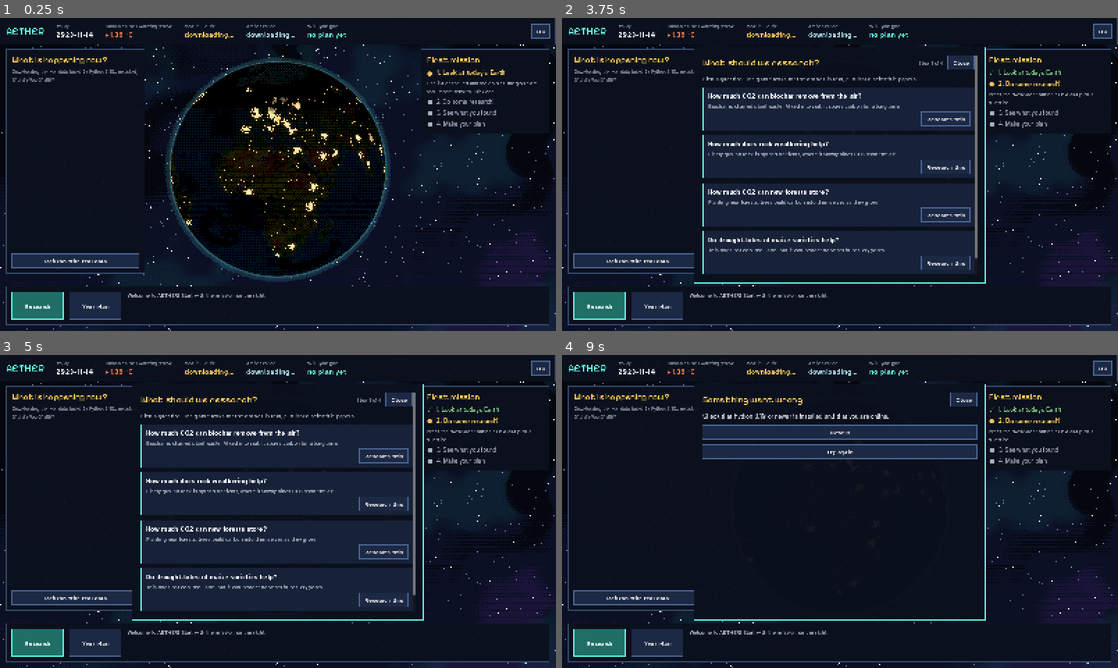
Above: before the commit, frames 1-4 (two rows, left to right).
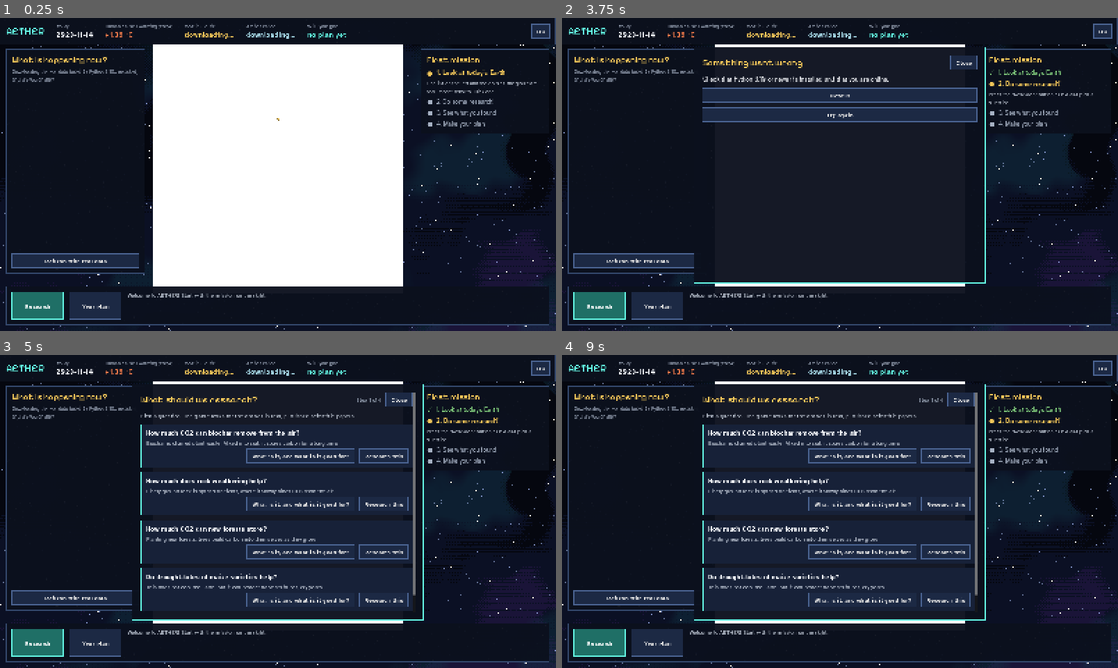
Above: after the commit, the same moments.

Repository: roadside/aether
Game: Godot game, scene res://scenes/main.tscn
The game is run twice, just before and just after one commit, with the same random seed, the same clock (stepped at 60 frames per second) and the same inputs.
Inputs (mouse positions are in pixels of both pictures, inside the frame that each line leads up to):
- Up to frame 1 (0.25 s): no input
- Up to frame 2 (3.75 s): click "HU" at 0.5 s; click "EN" at 1.25 s; click "Refresh with real data" at 2 s; click "Research" at 2.75 s; click (862, 118) at 3.5 s, where only the run after the commit has a clickable "What is it, and what is it go…"
- Up to frame 3 (5 s): click (278, 452) at 4.25 s, where only the run after the commit has a clickable "Try again"
- Up to frame 4 (9 s): click (862, 505) at 5 s, where only the run after the commit has a clickable "What is it, and what is it go…"; click (840, 452) at 5.75 s, where only the run after the commit has a clickable "Try again"; click (862, 552) at 6.5 s, where only the run after the commit has a clickable "What is it, and what is it go…"; click (840, 452) at 7.25 s, where only the run after the commit has a clickable "Try again"; click (862, 599) at 8 s, where only the run after the commit has a clickable "What is it, and what is it go…"; click (945, 455) at 8.75 s, where only the run before the commit has a clickable "Research this"

The runs differ from the first frame. In frame 1, 35% of the frame differs, in the area x 27-73%, y 8-86%; in frame 2, 7.4%; in frame 3, 1.6%; in frame 4, 25%.

Commit message:
Érthetőbb játék: esemény-ablak, „Mi ez, és mire jó?”, 3D forgatás; élő Ollama-kutatás javításai
Esemény-ablak (eseményre kattintva):
- rövid cím és hely sok országnál (pl. "Aszály 25 országban, köztük Magyarország")
- összefoglaló a játékos nyelvén (AI-val a forrásból, vagy AI nélkül a forrás adataiból),
  "Miért fontos, és mi köze a klímához?" (AI nélkül IPCC/WHO alapú szöveg forráslinkkel),
  fontos számok szó szerinti idézettel ellenőrizve, a forrás ábrái, legalul a hivatalos link
- Python: esemeny-reszlet parancs (event_detail.py)

„Mi ez, és mire jó?” minden kérdésnél:
- Wikipédia (a játékos nyelvén, ha nincs, angol) + 3 összefoglaló cikk az OpenAlexből;
  az AI ezekből ír: mi ez, mire jó, mi a gond vele, mennyire bizonyított
- Python: tema parancs (topic.py)

Élő kutatás (az első Ollama-futás tanulságai):
- előre összeállított kérdéseknél a játék adja a keresőkifejezéseket és a paramétereket
  (nincs tervező AI-hívás, nem választhat rossz paramétert)
- a kivonatoló látja a paraméterek leírását és egységét, és kihagyja a nem odaillő cikkeket
- Ollama: 8 cikk, rövidebb absztrakt, 8k kontextus (elfér 6 GB-on), think=false
- arXiv: a keresés URL-kódolása javítva; 429 után az adott forrás kimarad

Földgömb: fel-le is forgatható (sarkokig), görgős nagyítás, élesebb (540 játékpixel)

Co-Authored-By: Claude Opus 5.5 <noreply@anthropic.com>
Claude-Session: https://claude.ai/code/session_01T6sPwaPiVjASr8DLyjC9bo

Diff:
--- /dev/null
+++ b/AETHER_godot/scripts/event_panel.gd
@@ -0,0 +1,196 @@
+extends PanelContainer
+## Egy valós esemény (jelentés) érthetően, külön ablakban:
+## rövid összefoglaló a játékos nyelvén (AI-val vagy a forrás adataiból),
+## a fontos számok szó szerinti idézettel, a forrás ábrái, és legalul a hivatalos link.
+
+signal closed
+
+const UI := preload("res://scripts/ui.gd")
+const L := preload("res://scripts/i18n.gd")
+const Bridge := preload("res://scripts/lab_bridge.gd")
+
+var bridge
+var event: Dictionary = {}
+var home := ["Hungary", "Magyarország"]   # a játékos országa (angol, magyar név)
+var _body: VBoxContainer
+var _summary_box: VBoxContainer
+var _out := ""
+var _dir := ""
+var _retry: Timer
+
+
+# --- rövid cím és hely (AI nélkül, mindig működik) -------------------------
+static func countries_of(e: Dictionary) -> PackedStringArray:
+	var out := PackedStringArray()
+	for c in str(e.get("orszag", "")).split(","):
+		var s := c.strip_edges()
+		if s != "":
+			out.append(s)
+	return out
+
+
+static func short_place(e: Dictionary) -> String:
+	var cs := countries_of(e)
+	if cs.size() <= 3:
+		return ", ".join(cs)
+	return (L.t("%s, %s és még %d ország")) % [cs[0], cs[1], cs.size() - 2]
+
+
+static func display_title(e: Dictionary, home_country: Array = ["Hungary", "Magyarország"]) -> String:
+	var cs := countries_of(e)
+	if cs.size() <= 3:
+		return L.field(e, "cim")
+	var t := L.t("%s %d országban") % [L.category(str(e.get("kategoria", ""))), cs.size()]
+	if str(home_country[0]) in cs:
+		t += L.t(", köztük %s") % str(home_country[0 if L.is_en() else 1])
+	return t
+
+
+# --- felület ---------------------------------------------------------------
+func _ready() -> void:
+	var sb := StyleBoxFlat.new()
+	sb.bg_color = UI.PANEL_BG
+	sb.border_color = UI.CYAN
+	sb.set_border_width_all(2)
+	sb.set_content_margin_all(24)
+	add_theme_stylebox_override("panel", sb)
+	var scroll := ScrollContainer.new()
+	scroll.horizontal_scroll_mode = ScrollContainer.SCROLL_MODE_DISABLED
+	add_child(scroll)
+	_body = UI.vbox(12)
+	_body.size_flags_horizontal = Control.SIZE_EXPAND_FILL
+	scroll.add_child(_body)
+	bridge.finished.connect(_on_bridge_finished)
+	_retry = Timer.new()
+	_retry.wait_time = 2.0
+	_retry.one_shot = true
+	_retry.timeout.connect(_request)
+	add_child(_retry)
+	_build()
+	_request()
+
+
+func _build() -> void:
+	var h := UI.hbox(12)
+	var place := short_place(event)
+	h.add_child(UI.label(L.category(str(event.get("kategoria", ""))) + (" · " + place if place != "" else ""), 16, UI.MUTE, false))
+	var sp := Control.new()
+	sp.size_flags_horizontal = Control.SIZE_EXPAND_FILL
+	h.add_child(sp)
+	var x := UI.button(L.t("Bezárás"))
+	var close_fn := func() -> void: closed.emit()
+	x.pressed.connect(close_fn)
+	h.add_child(x)
+	_body.add_child(h)
+	_body.add_child(UI.heading(display_title(event, home), 24))
+	_body.add_child(UI.label("%s · %s" % [str(event.get("datum", "")), L.field(event, "forras")], 15, UI.MUTE))
+	_summary_box = UI.vbox(10)
+	_body.add_child(_summary_box)
+	_summary_box.add_child(UI.label(L.t("Összefoglaló készül a forrásból…"), 17, UI.SOFT))
+
+
+func _request() -> void:
+	var key := str(event.get("link", "")) + "|" + str(event.get("cim", ""))
+	_dir = bridge.work_dir("aether_esemenyek").path_join(key.md5_text().left(16))
+	DirAccess.make_dir_recursive_absolute(_dir)
+	var ai: String = L.get_setting("ai", "none")
+	_out = _dir.path_join("reszlet_%s_%s.json" % [L.lang, ai])
+	var cached: Variant = Bridge.read_json(_out)
+	if typeof(cached) == TYPE_DICTIONARY:
+		_show(cached)
+		return
+	var inp := _dir.path_join("esemeny.json")
+	Bridge.write_json(inp, event)
+	if not bridge.run("reszlet", ["esemeny-reszlet", inp, "--mappa", _dir, "--ki", _out, "--ai", ai, "--nyelv", L.lang]):
+		_retry.start()   # a játék épp mással dolgozik: kicsit később újra
+
+
+func _on_bridge_finished(tag: String, code: int, output: String) -> void:
+	if tag != "reszlet":
+		return
+	var r: Variant = Bridge.read_json(_out)
+	if code != 0 or typeof(r) != TYPE_DICTIONARY:
+		UI.clear(_summary_box)
+		_summary_box.add_child(UI.label(L.t("Az összefoglaló most nem készült el. A hivatalos forrást lent megnyithatod."), 17, UI.EMBER))
+		print(output)
+		_add_source_button()
+		return
+	_show(r)
+
+
+func _show(r: Dictionary) -> void:
+	UI.clear(_summary_box)
+	var c := UI.card(UI.GOLD)
+	var ai := str(r.get("osszegzes_tipus", "")) == "ai"
+	c.add_child(UI.label(L.t("Összefoglaló (AI, a forrás alapján)") if ai else L.t("Összefoglaló (a forrás saját adataiból)"), 15, UI.GOLD, true))
+	c.add_child(UI.label(str(r.get("osszegzes", "")), 18, UI.TEXT))
+	if ai:
+		c.add_child(UI.label(L.t("Az AI is tévedhet: a számokat a játék szó szerint visszakereste a forrásban, a szöveget lent ellenőrizheted."), 13, UI.MUTE))
+	_summary_box.add_child(UI.card_root(c))
+	if str(r.get("miert_fontos", "")) != "":
+		var w := UI.card(UI.GREEN)
+		w.add_child(UI.label(L.t("Miért fontos, és mi köze a klímához?"), 15, UI.GREEN, true))
+		w.add_child(UI.label(str(r["miert_fontos"]), 17, UI.TEXT))
+		var src: Variant = r.get("miert_forras")
+		if typeof(src) == TYPE_DICTIONARY:
+			var sb := UI.button(L.t("Forrás: ") + str(src.get("nev", "")))
+			var surl := str(src.get("link", ""))
+			var s_fn := func() -> void: OS.shell_open(surl)
+			sb.pressed.connect(s_fn)
+			w.add_child(sb)
+		elif ai:
+			w.add_child(UI.label(L.t("Általános AI-magyarázat, számok nélkül."), 13, UI.MUTE))
+		_summary_box.add_child(UI.card_root(w))
+
+	var nums: Array = r.get("fobb_szamok", [])
+	if not nums.is_empty():
+		_summary_box.add_child(UI.label(L.t("Fontos számok"), 17, UI.CYAN, true))
+		for n in nums:
+			var nc := UI.card(UI.CYAN)
+			nc.add_child(UI.label("%s  ·  %s" % [str(n.get("ertek", "")), str(n.get("jelentes", ""))], 17, UI.TEXT, true))
+			nc.add_child(UI.label("„" + str(n.get("idezet", "")) + "”", 14, UI.MUTE))
+			_summary_box.add_child(UI.card_root(nc))
+
+	for im in r.get("kepek", []):
+		var img := Image.new()
+		if img.load(str(im.get("fajl", ""))) != OK:
+			continue
+		var tr := TextureRect.new()
+		tr.texture = ImageTexture.create_from_image(img)
+		tr.expand_mode = TextureRect.EXPAND_IGNORE_SIZE
+		tr.stretch_mode = TextureRect.STRETCH_KEEP_ASPECT_CENTERED
+		var w := 760.0
+		tr.custom_minimum_size = Vector2(w, min(420.0, w * img.get_height() / max(1.0, float(img.get_width()))))
+		tr.texture_filter = CanvasItem.TEXTURE_FILTER_LINEAR
+		_summary_box.add_child(tr)
+		var cap := str(im.get("alt", ""))
+		_summary_box.add_child(UI.label((cap + " · " if cap != "" else "") + L.t("Ábra a forrásból"), 13, UI.MUTE))
+
+	# A forrás tényei és a teljes országlista a Részletek mögött
+	var facts: Array = r.get("tenyek", [])
+	var det := UI.vbox(6)
+	det.visible = false
+	for f in facts:
+		det.add_child(UI.label("%s: %s" % [str(f.get("nev", "")), str(f.get("ertek", ""))], 15, UI.SOFT))
+	var cs := countries_of(event)
+	if cs.size() > 3 and not facts.any(func(f): return str(f.get("nev", "")).begins_with("Érintett") or str(f.get("nev", "")).begins_with("Affected")):
+		det.add_child(UI.label(L.t("Érintett országok: ") + ", ".join(cs), 15, UI.SOFT))
+	if str(r.get("megjegyzes", "")) != "":
+		det.add_child(UI.label(str(r["megjegyzes"]), 13, UI.MUTE))
+	if det.get_child_count() > 0:
+		var more := UI.button(L.t("Részletek"))
+		var more_fn := func() -> void: det.visible = not det.visible
+		more.pressed.connect(more_fn)
+		_summary_box.add_child(more)
+		_summary_box.add_child(det)
+	_add_source_button()
+
+
+func _add_source_button() -> void:
+	var link := str(event.get("link", ""))
+	if link == "":
+		return
+	var b := UI.button(L.t("Hivatalos forrás megnyitása (eredeti nyelven)"))
+	var open_fn := func() -> void: OS.shell_open(link)
+	b.pressed.connect(open_fn)
+	_summary_box.add_child(b)
--- a/AETHER_godot/scripts/globe.gd
+++ b/AETHER_godot/scripts/globe.gd
@@ -10,9 +10,13 @@
 
 const SHADER := preload("res://shaders/globe.gdshader")
 
-@export var pixels := 360.0          # a gömb "játékpixel"-felbontása
+@export var pixels := 540.0          # a gömb "játékpixel"-felbontása (nagyobb = élesebb)
 @export var radius_ratio := 0.86     # egyezzen a shader `radius` értékével
-@export var tilt := 0.35
+@export var tilt := 0.35             # a nézet szélessége (radián): + észak felé, - dél felé
+const TILT_MAX := 1.45               # kb. 83 fok: a sarkok is jól láthatók
+const ZOOM_MIN := 1.0
+const ZOOM_MAX := 3.0
+var zoom := 1.0                      # görgővel nagyítható ("nagyító" kör a gömb helyén)
 @export var spin_speed := 0.0        # magától nem forog (egérrel forgatható); díszforgáshoz pl. 0.006
 @export var real_sun := true         # a Nap valódi helyzete a pontos idő alapján
 @export var cloud_speed := 0.0015
@@ -103,6 +107,8 @@
 		spin += spin_speed * delta
 	cloud_drift += cloud_speed * delta
 	_mat.set_shader_parameter("spin", spin)
+	_mat.set_shader_parameter("tilt", tilt)
+	_mat.set_shader_parameter("zoom", zoom)
 	if real_sun:
 		_sun_timer -= delta
 		if _sun_timer <= 0.0:
@@ -126,8 +132,16 @@
 				var ev := _event_at(event.position)
 				if not ev.is_empty():
 					event_clicked.emit(ev)
+	elif event is InputEventMouseButton and event.pressed and event.button_index in [MOUSE_BUTTON_WHEEL_UP, MOUSE_BUTTON_WHEEL_DOWN]:
+		var f := 1.12 if event.button_index == MOUSE_BUTTON_WHEEL_UP else 1.0 / 1.12
+		zoom = clampf(zoom * f, ZOOM_MIN, ZOOM_MAX)
+		accept_event()
 	elif event is InputEventMouseMotion and dragging:
-		spin -= event.relative.x / (size.x * PI)
+		# vízszintesen: forgatás a tengely körül; függőlegesen: észak-dél billentés.
+		# Nagyításkor lassabban mozog, hogy pontosan lehessen célozni.
+		var k := PI * zoom
+		spin -= event.relative.x / (size.x * k)
+		tilt = clampf(tilt + event.relative.y / (size.y * k) * PI, -TILT_MAX, TILT_MAX)
 
 
 ## Földrajzi pont -> képernyőpont. Visszaad: Vector3(x, y, látható? 1 : 0)
@@ -141,12 +155,14 @@
 	var st := sin(tilt)
 	var ny := y2 * ct + z2 * st
 	var nz := -y2 * st + z2 * ct
-	var r := size.x * 0.5 * radius_ratio
+	var r := size.x * 0.5 * radius_ratio * zoom
 	var px := size.x / pixels                      # egy játékpixel mérete
 	var c := size * 0.5
 	var sx := snappedf(c.x + x * r, px)
 	var sy := snappedf(c.y + ny * r, px)
-	return Vector3(sx, sy, 1.0 if nz > 0.04 else 0.0)
+	# nagyításkor csak a "nagyító" körén belüli pont látszik
+	var in_lens := zoom <= 1.0 or Vector2(sx, sy).distance_to(c) < size.x * 0.5 * 0.985
+	return Vector3(sx, sy, 1.0 if nz > 0.04 and in_lens else 0.0)
 
 
 func _draw() -> void:
--- a/AETHER_godot/scripts/i18n.gd
+++ b/AETHER_godot/scripts/i18n.gd
@@ -27,6 +27,21 @@
 	var cfg := ConfigFile.new()
 	cfg.load(SETTINGS)
 	cfg.set_value("jatek", "nyelv", l)
+	cfg.save(SETTINGS)
+
+
+## Egyéb beállítások ugyanabban a fájlban (pl. a választott AI).
+static func get_setting(key: String, default: Variant = "") -> Variant:
+	var cfg := ConfigFile.new()
+	if cfg.load(SETTINGS) != OK:
+		return default
+	return cfg.get_value("jatek", key, default)
+
+
+static func set_setting(key: String, value: Variant) -> void:
+	var cfg := ConfigFile.new()
+	cfg.load(SETTINGS)
+	cfg.set_value("jatek", key, value)
 	cfg.save(SETTINGS)
 
 
@@ -203,4 +218,32 @@
 	"A játék nem hisz vakon az AI-nak: minden számot szó szerint visszakeres a cikkben, és csak azt fogadja el, ami tényle …(728 unchanged characters)…
 	"Kulcs létrehozása (megnyílik a böngészőben)": "Create a key (opens in your browser)",
 	"%s API-kulcs (csak amíg a játék fut, nem mentjük el):": "%s API key (only while the game runs, never saved):",
+	# esemény-ablak és téma-magyarázat
+	"%s %d országban": "%s in %d countries",
+	"%s, %s és még %d ország": "%s, %s and %d more countries",
+	", köztük %s": ", including %s",
+	"A részletek a megnyílt ablakban.": "Details are in the window that opened.",
+	"AI-összefoglaló, kizárólag a lenti forrásokból. Az AI is tévedhet, a forrásokban ellenőrizheted.": "AI summary, based only on the sources below. The AI can make mistakes; you can check the sources.",
+	"Az AI elolvassa a Wikipédia-cikket és néhány tudományos összefoglalót, és érthetően elmondja, mi ez. Ez fél–két percig is tarthat…": "The AI reads the Wikipedia article and a few scientific reviews, and explains in plain words what this is. This can take half a minute to two minutes…",
+	"Az AI is tévedhet: a számokat a játék szó szerint visszakereste a forrásban, a szöveget lent ellenőrizheted.": "The AI can make mistakes: the game looked up the numbers word for word in the source, and you can check the text below.",
+	"Az összefoglaló most nem készült el. A hivatalos forrást lent megnyithatod.": "The summary could not be made right now. You can open the official source below.",
+	"Fontos számok": "Key numbers",
+	"Hivatalos forrás megnyitása (eredeti nyelven)": "Open the official source (original language)",
+	"Mennyire bizonyított?": "How well proven is it?",
+	"Mi a gond vele?": "What are the problems?",
+	"Mi ez, és mire jó?": "What is it, and what is it good for?",
+	"Mi ez?": "What is it?",
+	"Mi ez? (Wikipédia)": "What is it? (Wikipedia)",
+	"Mire jó?": "What is it good for?",
+	"Miért fontos, és mi köze a klímához?": "Why does it matter, and what does it have to do with the climate?",
+	"Most nem sikerült forrást letölteni. Van internet?": "No source could be downloaded right now. Are you online?",
+	"Tudományos összefoglaló cikkek": "Scientific review articles",
+	"Vissza a kérdésekhez": "Back to the questions",
+	"Wikipédia: ": "Wikipedia: ",
+	"Ábra a forrásból": "Figure from the source",
+	"Általános AI-magyarázat, számok nélkül.": "General AI explanation, without numbers.",
+	"Érintett országok: ": "Affected countries: ",
+	"Összefoglaló (AI, a forrás alapján)": "Summary (AI, based on the source)",
+	"Összefoglaló (a forrás saját adataiból)": "Summary (from the source's own data)",
+	"Összefoglaló készül a forrásból…": "Making a summary from the source…",
 }
--- a/AETHER_godot/scripts/main.gd
+++ b/AETHER_godot/scripts/main.gd
@@ -9,6 +9,7 @@
 const Globe := preload("res://scripts/globe.gd")
 const ResearchFlow := preload("res://scripts/research_flow.gd")
 const PlanPanel := preload("res://scripts/plan_panel.gd")
+const EventPanel := preload("res://scripts/event_panel.gd")
 
 const MISSION := [
 	["Nézd meg a mai Földet", "A bal oldali lista és a földgömb pöttyei valódi, friss jelentések. Kattints egyre!"],
@@ -373,9 +374,9 @@
 func _event_card(e: Dictionary) -> Control:
 	var accent: Color = Globe.EVENT_COLORS.get(str(e.get("kategoria", "")), UI.EDGE)
 	var row := UI.card(accent)
-	var place := str(e.get("orszag", ""))
+	var place := EventPanel.short_place(e)
 	row.add_child(UI.label(L.category(str(e.get("kategoria", ""))) + (" · " + place if place != "" else ""), 14, UI.MUTE, false))
-	var t := UI.label(L.field(e, "cim"), 16, UI.TEXT, true)
+	var t := UI.label(EventPanel.display_title(e), 16, UI.TEXT, true)
 	t.max_lines_visible = 3
 	row.add_child(t)
 	row.add_child(UI.label("%s · %s" % [str(e.get("datum", "")), L.field(e, "forras")], 13, UI.MUTE, false))
@@ -390,10 +391,15 @@
 
 
 func _show_event(e: Dictionary) -> void:
-	var where := str(e.get("orszag", ""))
-	var txt := L.t("%s%s (%s): %s. Forrás: %s.") % [L.category(str(e.get("kategoria", ""))), (", " + where) if where != "" else "",
-		str(e.get("datum", "")), L.field(e, "cim"), L.field(e, "forras")]
-	_show_info(txt, str(e.get("link", "")))
+	# Röviden lent, részletesen (összefoglaló, ábrák, forráslink) külön ablakban.
+	var place := EventPanel.short_place(e)
+	_show_info("%s%s (%s). %s" % [EventPanel.display_title(e), (" · " + place) if place != "" else "",
+		str(e.get("datum", "")), L.t("A részletek a megnyílt ablakban.")], "")
+	var p = EventPanel.new()
+	p.bridge = bridge
+	p.event = e
+	p.closed.connect(_close_overlay)
+	_place_overlay(p)
 	_advance(1)
 
 
--- a/AETHER_godot/scripts/research_flow.gd
+++ b/AETHER_godot/scripts/research_flow.gd
@@ -10,19 +10,29 @@
 const L := preload("res://scripts/i18n.gd")
 const Bridge := preload("res://scripts/lab_bridge.gd")
 
+## Előre összeállított kérdések. "kereses": angol keresőkifejezések ("|" választja el),
+## "parameterek": mely modellparaméterekhez keresünk számot, "wiki"/"wiki_en"/"attekintes":
+## a „Mi ez, és mire jó?” magyarázat forrásai (Wikipédia + összefoglaló cikkek).
+const CDR_PARAMS := "cdr_potencial_gtco2_ev,cdr_koltseg_usd_tco2"
+const NET_REVIEW := "negative emissions technologies potentials costs side effects"
 const QUESTIONS := [
 	{"cim": "Mennyi CO2-t vonhat ki a levegőből a bioszén?",
 	 "magyarazat": "A bioszén elszenesített növényi hulladék. A talajba keverve hosszú ideig tárolja a szenet.",
-	 "kereses": "biochar carbon dioxide removal potential"},
+	 "kereses": "biochar carbon dioxide removal potential global|biochar soil carbon sequestration meta-analysis|" + NET_REVIEW,
+	 "parameterek": CDR_PARAMS, "wiki": "bioszén", "wiki_en": "biochar", "attekintes": "biochar carbon sequestration review"},
 	{"cim": "Mennyit segít a kőzetmállasztás?",
 	 "magyarazat": "Finomra őrölt kőzetet szórnak a földekre, ami lassan megköti a levegő CO2-jét.",
-	 "kereses": "enhanced rock weathering carbon dioxide removal potential"},
+	 "kereses": "enhanced rock weathering carbon dioxide removal potential|enhanced weathering croplands global potential|" + NET_REVIEW,
+	 "parameterek": CDR_PARAMS, "wiki": "kőzetmállás szén-dioxid", "wiki_en": "enhanced weathering", "attekintes": "enhanced rock weathering review"},
 	{"cim": "Mennyi CO2-t köthet meg az erdősítés?",
 	 "magyarazat": "Új erdők telepítése: a fák növekedés közben szenet építenek be.",
-	 "kereses": "afforestation reforestation carbon dioxide removal potential"},
+	 "kereses": "afforestation reforestation carbon dioxide removal potential global|global tree restoration potential carbon|" + NET_REVIEW,
+	 "parameterek": CDR_PARAMS, "wiki": "erdősítés", "wiki_en": "afforestation", "attekintes": "afforestation carbon sequestration review"},
 	{"cim": "Segítenek-e az aszálytűrő kukoricafajták?",
 	 "magyarazat": "Ez nem hűti a Földet, de megvédheti a termést a forró, száraz években.",
-	 "kereses": "drought tolerant maize yield advantage under drought"},
+	 "kereses": "drought tolerant maize yield advantage under drought|drought tolerant maize varieties yield on-farm trials",
+	 "parameterek": "alkalmazkodas_hozam_elony_pct", "wiki": "kukorica szárazságtűrés", "wiki_en": "drought tolerance maize",
+	 "attekintes": "drought tolerant maize review"},
 ]
 
 ## A választható AI-k. "kulcs": melyik környezeti változóba kerül a játékban
@@ -102,10 +112,15 @@
 		var c := UI.card(UI.CYAN)
 		c.add_child(UI.label(L.t(q["cim"]), 19, UI.TEXT, true))
 		c.add_child(UI.label(L.t(q["magyarazat"]), 16, UI.SOFT))
+		var row := UI.hbox(12)
+		row.alignment = BoxContainer.ALIGNMENT_END
+		var info := UI.button(L.t("Mi ez, és mire jó?"))
+		info.pressed.connect(_show_topic.bind(q))
+		row.add_child(info)
 		var b := UI.button(L.t("Ezt kutatom"))
-		b.size_flags_horizontal = Control.SIZE_SHRINK_END
 		b.pressed.connect(_pick_question.bind(q))
-		c.add_child(b)
+		row.add_child(b)
+		c.add_child(row)
 		_body.add_child(UI.card_root(c))
 	# saját kérdés: haladóknak, alapból rejtve
 	var more := UI.button(L.t("Saját kérdést írok (haladó)"))
@@ -126,6 +141,72 @@
 	more.pressed.connect(more_fn)
 	_body.add_child(more)
 	_body.add_child(box)
+
+
+# --- „Mi ez, és mire jó?” ---------------------------------------------------
+var _topic_out := ""
+var _topic_q: Dictionary = {}
+
+
+func _show_topic(q: Dictionary) -> void:
+	_topic_q = q
+	_header(L.t(q["cim"]), 0, "")
+	_body.add_child(UI.label(L.t("Az AI elolvassa a Wikipédia-cikket és néhány tudományos összefoglalót, és érthetően elmondja, mi ez. Ez fél–két percig is tarthat…"), 17, UI.SOFT))
+	var ai: String = L.get_setting("ai", "ollama")
+	var dir: String = bridge.work_dir("aether_temak")
+	_topic_out = dir.path_join("%s_%s_%s.json" % [str(q["wiki_en"]).md5_text().left(10), L.lang, ai])
+	var cached: Variant = Bridge.read_json(_topic_out)
+	if typeof(cached) == TYPE_DICTIONARY:
+		_render_topic(cached)
+		return
+	if not bridge.run("tema", ["tema", "--wiki", str(q["wiki"]), "--wiki-en", str(q["wiki_en"]),
+			"--kereses", str(q["attekintes"]), "--ki", _topic_out, "--ai", ai, "--nyelv", L.lang]):
+		_show_busy()
+
+
+func _render_topic(r: Dictionary) -> void:
+	_header(L.t(_topic_q["cim"]), 0, "")
+	var m: Variant = r.get("magyarazat")
+	if typeof(m) == TYPE_DICTIONARY:
+		for part in [["mi_ez", "Mi ez?"], ["mire_jo", "Mire jó?"], ["hatranyok", "Mi a gond vele?"], ["mennyire_bizonyitott", "Mennyire bizonyított?"]]:
+			var c := UI.card(UI.GOLD)
+			c.add_child(UI.label(L.t(part[1]), 17, UI.GOLD, true))
+			c.add_child(UI.label(str(m.get(part[0], "")), 17, UI.TEXT))
+			_body.add_child(UI.card_root(c))
+		_body.add_child(UI.label(L.t("AI-összefoglaló, kizárólag a lenti forrásokból. Az AI is tévedhet, a forrásokban ellenőrizheted."), 14, UI.MUTE))
+	var w: Variant = r.get("wiki")
+	if typeof(w) == TYPE_DICTIONARY:
+		if typeof(m) != TYPE_DICTIONARY:
+			var c := UI.card(UI.GOLD)
+			c.add_child(UI.label(L.t("Mi ez? (Wikipédia)"), 17, UI.GOLD, true))
+			c.add_child(UI.label(str(w.get("bevezeto", "")), 17, UI.TEXT))
+			_body.add_child(UI.card_root(c))
+		var wb := UI.button(L.t("Wikipédia: ") + str(w.get("cim", "")) + " (" + str(w.get("nyelv", "")) + ", CC BY-SA 4.0)")
+		var wurl := str(w.get("link", ""))
+		var w_fn := func() -> void: OS.shell_open(wurl)
+		wb.pressed.connect(w_fn)
+		_body.add_child(wb)
+	var papers: Array = r.get("cikkek", [])
+	if not papers.is_empty():
+		_body.add_child(UI.label(L.t("Tudományos összefoglaló cikkek"), 16, UI.CYAN, true))
+		for p in papers:
+			var pb := UI.button("%s (%s)" % [str(p.get("cim", "")), str(p.get("ev", ""))])
+			var purl := str(p.get("link", ""))
+			var p_fn := func() -> void: OS.shell_open(purl)
+			pb.pressed.connect(p_fn)
+			_body.add_child(pb)
+	if typeof(w) != TYPE_DICTIONARY and papers.is_empty():
+		_body.add_child(UI.label(L.t("Most nem sikerült forrást letölteni. Van internet?"), 17, UI.EMBER))
+	if str(r.get("megjegyzes", "")) != "":
+		_body.add_child(UI.label(str(r["megjegyzes"]), 13, UI.MUTE))
+	var row := UI.hbox(12)
+	var back := UI.button(L.t("Vissza a kérdésekhez"))
+	back.pressed.connect(show_questions)
+	row.add_child(back)
+	var go := UI.button(L.t("Ezt kutatom"), true)
+	go.pressed.connect(_pick_question.bind(_topic_q))
+	row.add_child(go)
+	_body.add_child(row)
 
 
 func _pick_question(q: Dictionary) -> void:
@@ -223,6 +304,7 @@
 
 # --- 3. Kutatás folyamatban -----------------------------------------------
 func _start_research() -> void:
+	L.set_setting("ai", _ai)   # az események összefoglalója is ezt az AI-t használja
 	_folder = str(bridge.work_dir("aether_kutatas")).path_join("kutatas_%d" % Time.get_unix_time_from_system())
 	DirAccess.make_dir_recursive_absolute(_folder)
 	_header(L.t("Kutatás folyamatban"), 3, L.t("Az AI cikkeket olvas, a játék pedig mindent szó szerint ellenőriz. Ez 1–5 percig is tarthat."))
@@ -235,7 +317,7 @@
 	_log_label = UI.label("", 14, UI.MUTE)
 	_body.add_child(_log_label)
 	if bridge.run("kutat", ["godot-kutat", L.t(str(_question["cim"])), "--ai", _ai, "--mappa", _folder, "--nyelv", L.lang,
-			"--kereses", str(_question.get("kereses", ""))]):
+			"--kereses", str(_question.get("kereses", "")), "--parameterek", str(_question.get("parameterek", ""))]):
 		_poll.start()
 	else:
 		_show_busy()
@@ -261,6 +343,13 @@
 
 
 func _on_bridge_finished(tag: String, code: int, output: String) -> void:
+	if tag == "tema":
+		var t: Variant = Bridge.read_json(_topic_out)
+		if typeof(t) == TYPE_DICTIONARY:
+			_render_topic(t)
+		else:
+			_show_python_error(code, output)
+		return
 	if tag == "ai":
 		var d: Variant = Bridge.read_json(bridge.work_dir("aether_kutatas").path_join("ai.json"))
 		_ai_status = d if typeof(d) == TYPE_DICTIONARY else {}
--- a/AETHER_godot/shaders/globe.gdshader
+++ b/AETHER_godot/shaders/globe.gdshader
@@ -16,6 +16,7 @@
 uniform float levels = 9.0;            // színszintek csatornánként (poszterizálás)
 uniform float cloud_drift = 0.0;       // felhők elmozdulása (fordulat)
 uniform vec3 atmosphere = vec3(0.39, 0.95, 0.89);
+uniform float zoom = 1.0;              // nagyítás (1 = egész gömb)
 uniform float heat = 0.0;              // melegedés szemléltetése: 0 = ma, 1 = kb. +2 °C a mához képest
 
 const float BAYER[16] = float[16](0.0, 8.0, 2.0, 10.0, 12.0, 4.0, 14.0, 6.0, 3.0, 11.0, 1.0, 9.0, 15.0, 7.0, 13.0, 5.0);
@@ -33,7 +34,13 @@
 void fragment() {
 	vec2 cell = floor(UV * pixels);
 	vec2 uv = (cell + 0.5) / pixels;
-	vec2 p = (uv * 2.0 - 1.0) / radius;
+	vec2 q = uv * 2.0 - 1.0;
+	if (zoom > 1.001 && dot(q, q) > 0.97) {
+		// nagyításkor kör alakú "nagyító": vékony fénylő perem, kívül átlátszó
+		COLOR = dot(q, q) < 1.0 ? vec4(atmosphere, 0.8) : vec4(0.0);
+		return;
+	}
+	vec2 p = q / (radius * zoom);
 	float r2 = dot(p, p);
 	float d = bayer(cell);
 	vec3 L = normalize(sun_dir);
